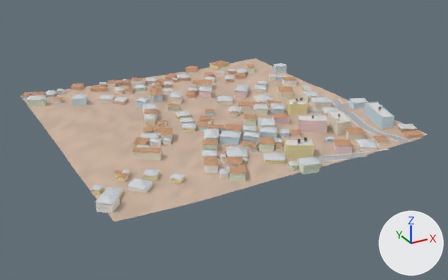
One commit to the glTF model city/hi/t_14_-6.glb: the scene before it, then after it.
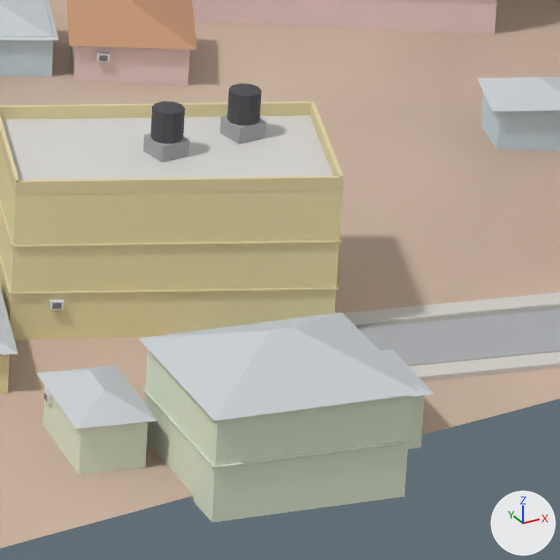
The first picture shows the older version from a camera (50 mm lens) standing at (3487.0, -1850.0, 199.0) and looking at (3721.0, -1424.0, -14.0). The close-ups show the older and then the newer version on the part from 64% to 74% of the width and 46% to 63% of the height of that picture. Only the edits that show in the close-ups are written down. Arrows for +X, +Y and +Z are at lower right; the lights stay in place. Vertices at exactly the same position are counted once.

Script lines for the objects in view, before the commit:
```python
me_buildings_col = bpy.data.meshes.new('Buildings-col')
me_buildings_col.from_pydata(...)  # 2221 vertices, 2538 faces; spans x 3578.0..3846.0, y -1542.0..-1273.0, z 0.0..16.0
# faces by material slot: [1300, 1238]
me_buildings_col.materials.append(mat_wall)
me_buildings_col.materials.append(mat_roof)
me_details = bpy.data.meshes.new('Details')
me_details.from_pydata(...)  # 4123 vertices, 6792 faces; spans x 3579.0..3845.0, y -1542.0..-1282.0, z 3.0..18.0
me_details.materials.append(mat_props)
me_sidewalks_col = bpy.data.meshes.new('Sidewalks-col')
me_sidewalks_col.from_pydata(...)  # 392 vertices, 514 faces; spans x 3729.4..3845.3, y -1538.5..-1429.6, z 3.3..7.5
me_sidewalks_col.materials.append(mat_sidewalk)
ob_buildings_col = bpy.data.objects.new('Buildings-col', me_buildings_col)
ob_buildings_col.location = (0.0, 0.0, 0.0)
ob_details = bpy.data.objects.new('Details', me_details)
ob_details.location = (0.0, 0.0, 0.0)
ob_sidewalks_col = bpy.data.objects.new('Sidewalks-col', me_sidewalks_col)
ob_sidewalks_col.location = (0.0, 0.0, 0.0)
# also in view: 'Roads-col' at (3786.0, -1485.0, 5.0); 'Terrain-col' at (3712.0, -1408.0, 5.0)
```
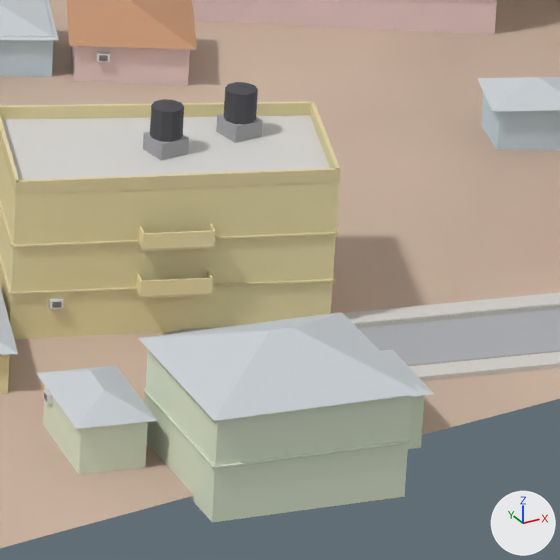
Boxes (x1, y1, x2, y2) around the edits, measured in the close-ups (560 x 560 px; the box of a moved part takes in the faces that stretch with it):
part 1 of me_buildings_col, moved or reshaped
    before: (10, 115, 342, 340)
    after: (10, 115, 339, 339)
part 2 of me_details, added (beige)
    after: (136, 271, 213, 298)
part 3 of me_details, added (beige)
    after: (139, 224, 215, 251)
part 4 of me_details, deleted
    before: (143, 133, 190, 163)
part 5 of me_details, moved or reshaped
    before: (12, 83, 344, 309)
    after: (12, 82, 340, 300)

The edits, one by one:
me_buildings_col has 2221 vertices, 2538 faces and spans x 3578.0..3846.0, y -1542.0..-1273.0, z 0.0..16.0.
me_buildings_col is used by ob_buildings_col; location (0.0, 0.0, 0.0).
Part 1, on me_buildings_col:
Vertex 424 of me_buildings_col moves from (3741.0, -1522.0, 5.0) to (3741.0, -1521.0, 5.0).
Vertex 425 of me_buildings_col moves from (3741.0, -1522.0, 15.0) at pixel (342, 189) to (3741.0, -1521.0, 15.0) at pixel (339, 181).
me_details is used by ob_details; location (0.0, 0.0, 0.0).
me_details had 4123 vertices, 6792 faces and spanned x 3579.0..3845.0, y -1542.0..-1282.0, z 3.0..18.0.
me_details now has 4171 vertices, 6888 faces and spans x 3579.0..3845.0, y -1542.0..-1282.0, z 3.0..18.0.
me_details part 2: a new loose piece of 24 vertices spanning x 3730.0..3734.0, y -1519.0..-1516.0, z 8.0..9.0, in mat_props.
me_details part 3: a new loose piece of 24 vertices spanning x 3730.0..3734.0, y -1519.0..-1516.0, z 11.0..12.0, in mat_props.
me_details part 4: the loose piece of 8 vertices spanning x 3733.0..3735.0, y -1513.0..-1511.0, z 15.0..16.0 is deleted.
me_details part 5: 23 vertices moved from x 3734.0..3741.0, y -1522.0..-1512.0, z 8.0..18.0 to x 3734.0..3741.0, y -1521.0..-1512.0, z 8.0..18.0; 7 vertices removed from x 3725.0..3741.0, y -1515.0..-1511.0, z 7.0..18.0; 15 vertices added at x 3726.0..3740.0, y -1514.0..-1511.0, z 7.0..18.0.
Other edits to the shape of me_details do not show in these pictures.
